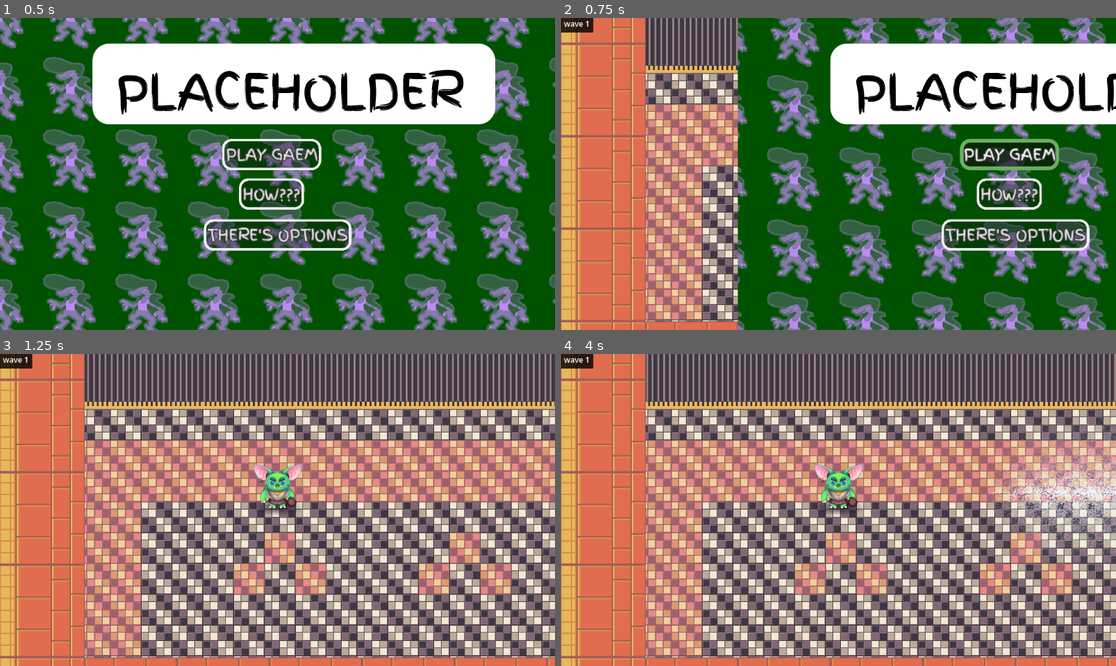
Above: before the commit, frames 1-4 (two rows, left to right).
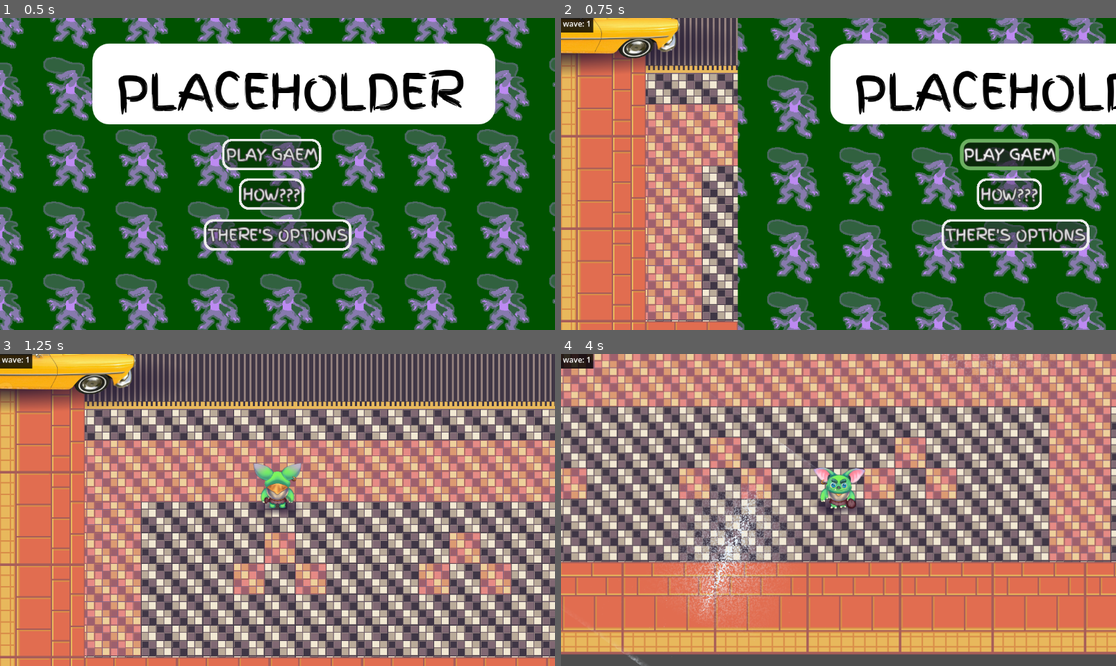
Above: after the commit, the same moments.

Repository: klynicol/crimson_year
Game: Godot game, scene res://scenes/game.tscn
Same seed, same stepped clock (60 frames per second), same inputs: the game is played once before the commit and once after it.
Inputs (mouse positions are in pixels of both pictures, inside the frame that each line leads up to):
- Up to frame 1 (0.5 s): no input
- Up to frame 2 (0.75 s): click "PLAY GAEM" at 0.5 s
- Up to frame 3 (1.25 s): no input
- Up to frame 4 (4 s): move the mouse to (960, 494) at 1.27 s; press the mouse at (960, 494) at 1.28 s; hold D (right) 1.28-2.03 s; move the mouse to (727, 525) at 2.02 s; release the mouse at (727, 525) at 2.03 s; hold S (down) 2.03-2.78 s; click (727, 525) at 2.1 s; move the mouse to (894, 441) at 2.77 s; press the mouse at (894, 441) at 2.78 s; hold D (right) 2.78-3.53 s; move the mouse to (810, 572) at 3.52 s; release the mouse at (810, 572) at 3.53 s; hold W (up) from 3.53 s (still down); click (810, 572) at 3.6 s

Frame 1 is identical in both runs. In frame 2, 3.2% of the frame differs, in the area x 0-27%, y 0-18%; in frame 3, 4.2%; in frame 4, 93%, in the area x 0-100%, y 0-100%.
Error before the commit: Parse Error: Could not parse global class "World" from "res://scripts/world.gd". (res://scripts/stage_manager.gd:8)

Commit message:
Update world.gd
reverting to main branch version, pending menu reimplementation

Diff:
--- a/scripts/world.gd
+++ b/scripts/world.gd
@@ -15,9 +15,6 @@
 
 var mob_fragments: int = 0
 
-# this is probably jank and bad, but this conditional stops the game from running until the menu node toggles it
-var playing: bool = false
-
 func _ready():
 	ground = get_node("Ground")
 	walls = get_node("Walls")
@@ -28,38 +25,6 @@
 	player_instance = get_tree().get_first_node_in_group("player")
 	ySort = get_node("/root/Game/World/YSort")
 
-# Find all the "GreaserSpawn" nodes and get their global position
-var greaser_spawns: Array[Node] = []
-var max_greasers: int = 50
-var cooldown: float = 1.0
-var time_since_last_spawn: float = 0.0
-
-func _process(delta: float):
-	if playing == true:
-		print_debug_info()
-		var greasers := get_tree().get_nodes_in_group("greaser")
-		if greasers.size() < max_greasers and time_since_last_spawn > cooldown:
-			_spawn_greaser()
-			time_since_last_spawn = 0.0
-		time_since_last_spawn += delta
-
-# Spawn a greaser at a random greaser spawn
-func _spawn_greaser():
-	var random_spawn := greaser_spawns[randi() % greaser_spawns.size()]
-	random_spawn.spawn_greaser()
-
-func print_debug_info():
-	var greasers := get_tree().get_nodes_in_group("greaser")
-	debug_label.text = "Current Greasers: " + str(greasers.size()) + \
-		"\nFrags: 0"
-
-func unleash_player() ->void:
-	get_node("Character").max_speed = 400.0
-
-func _on_play_btn_button_up() -> void:
-	unleash_player()
-	playing = true
-
 func prepare_for_wave():
 	player_instance.global_position = PLAYER_START_POSITION
 	# Clear all the greasers
